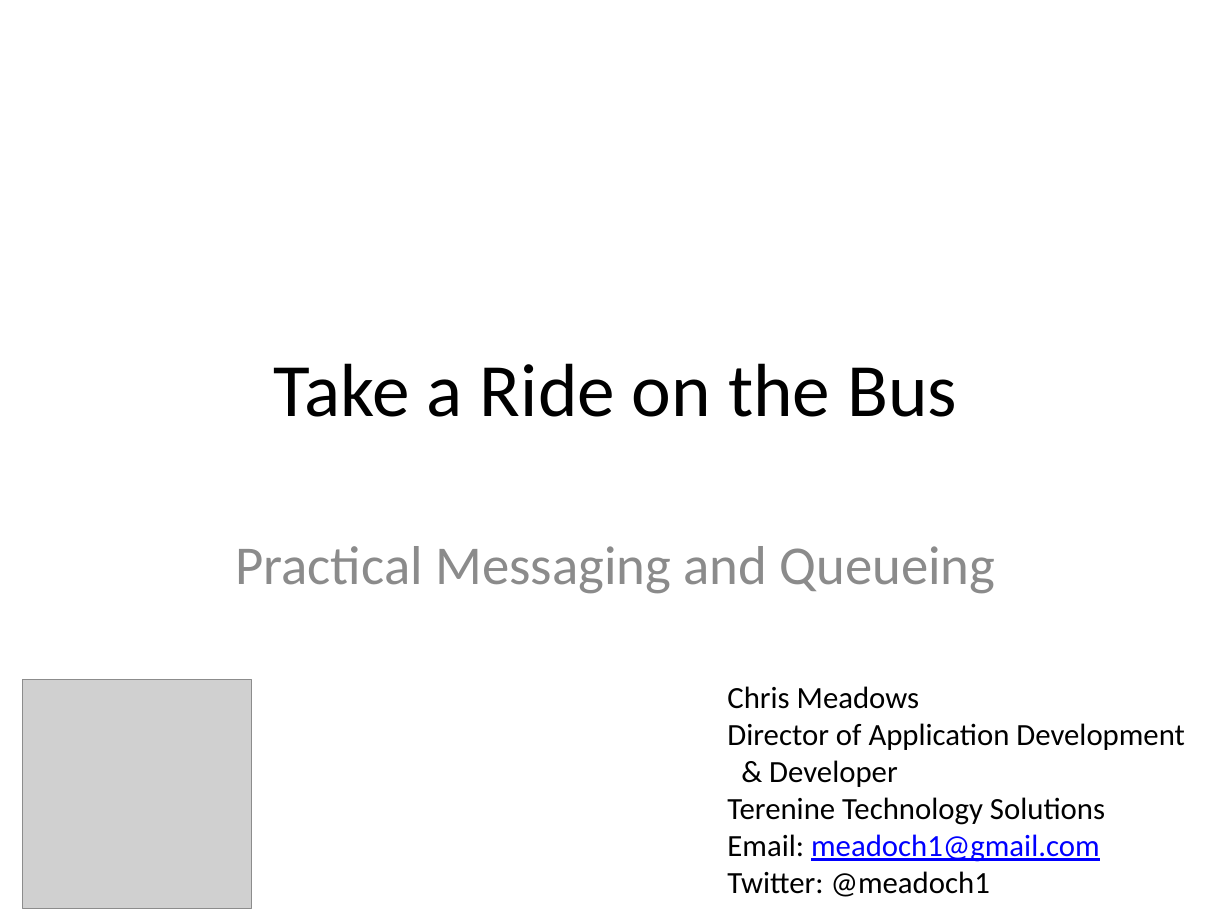
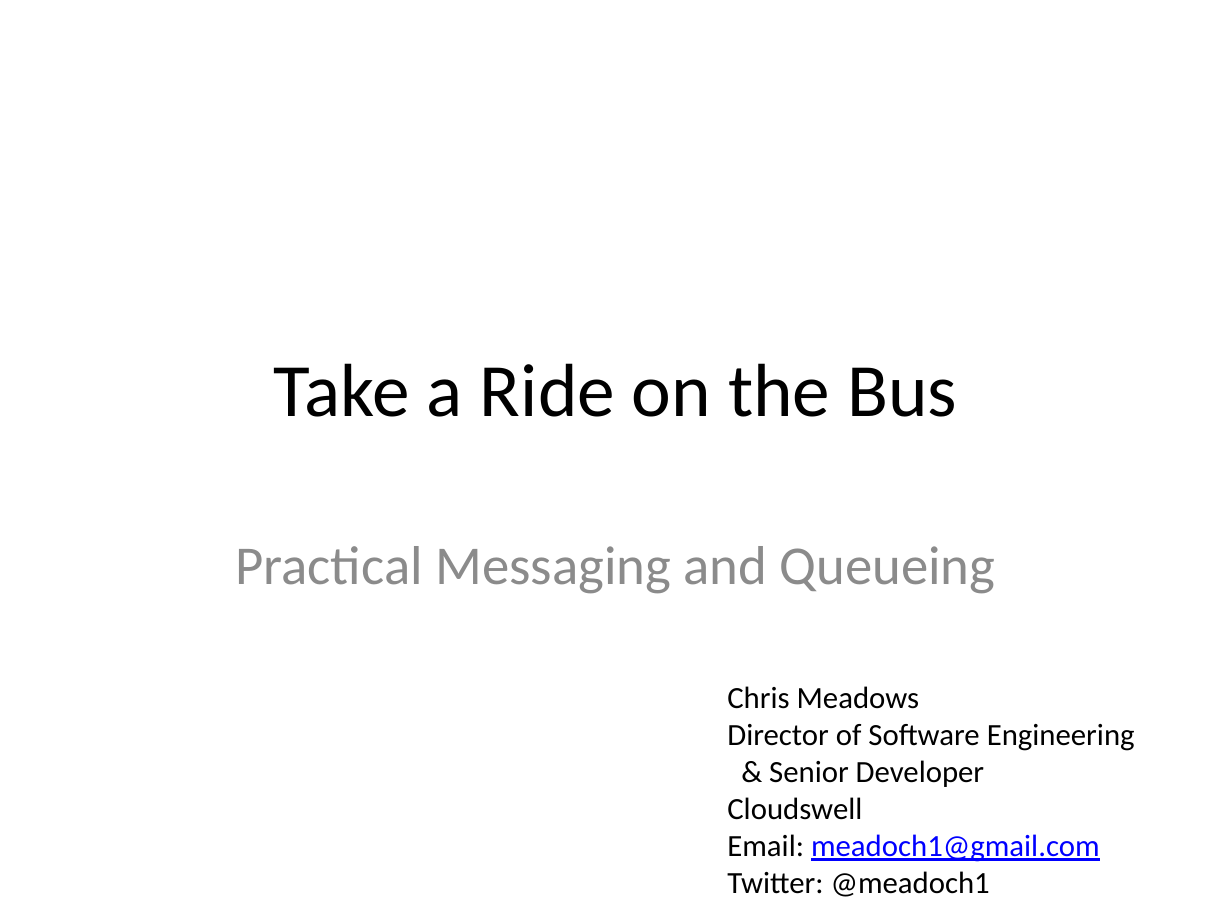
Before and after one commit to meadoch1/practical_messaging, a slide deck: slide 1 of Practical Messaging.pptx. Drawn at 1232x924 pixels with LibreOffice and Linux fonts; fonts in the diff are those of the drawing; grey boxes stand for pictures. Boxes give left, top, right and bottom in pixels: in the first picture for what was removed or moved away, otherwise in the second. Text is boxed around its words. In the diff, an @@ line names an element or a change of style, - is before the commit and + after.

```diff
--- a/Practical Messaging.pptx
+++ b/Practical Messaging.pptx
@@ picture removed at (x1=22, y1=679, x2=251, y2=908) @@
@@ text at (x1=727, y1=724, x2=1135, y2=820): text changed @@
-Director of Application Development
-& Developer
-Terenine Technology Solutions
+Director of Software Engineering
+& Senior Developer
+Cloudswell
```
Also in this commit, not shown: 23 other slides changed, 7 slides added, 1 other file.
